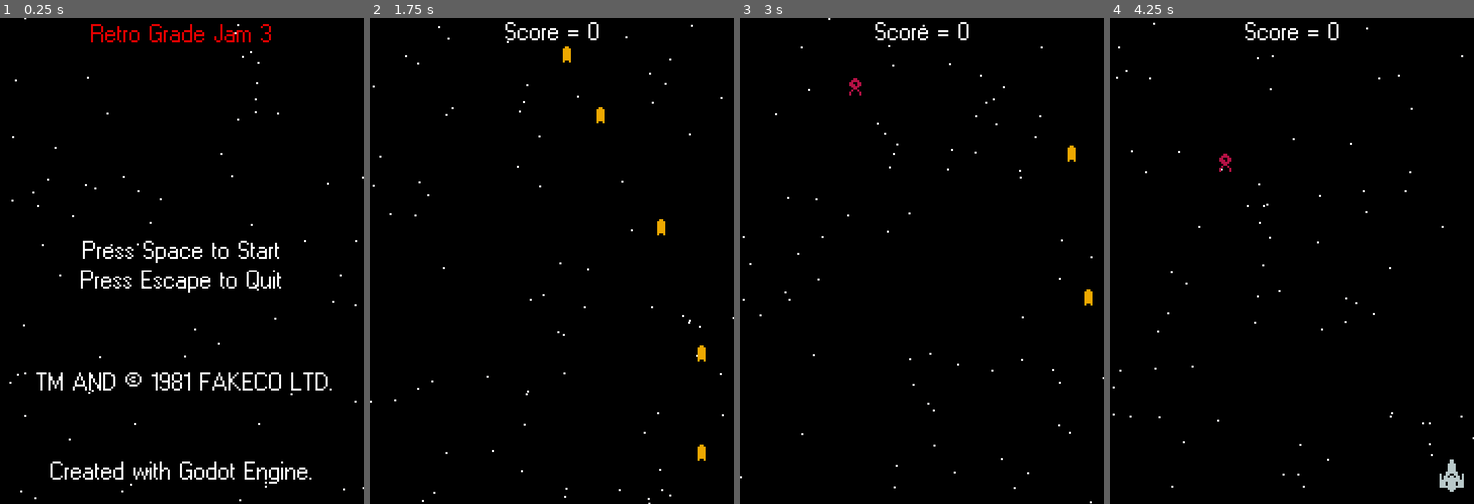
Above: before the commit, frames 1-4 (left to right).
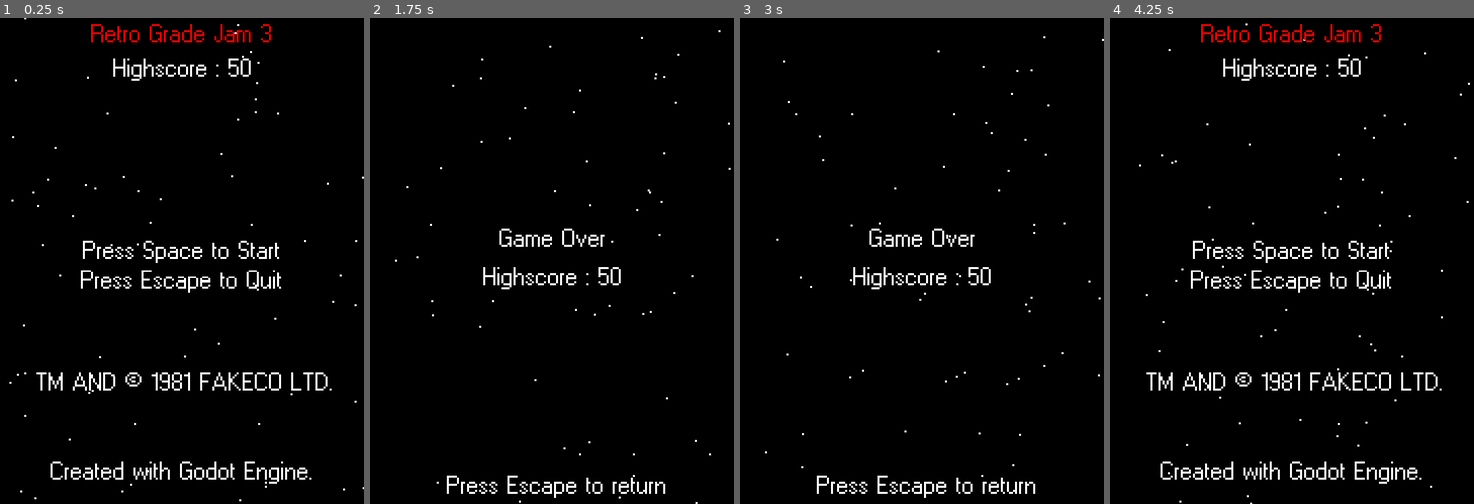
Above: after the commit, the same moments.

Repository: Flex814/FuseSpace
Game: Godot game, scene res://Scenes/StartMenu.tscn
Two runs of this game, one before a commit and one after it. Both use one fixed random seed, a clock stepped at 60 frames per second and the inputs below.
Inputs:
- Up to frame 1 (0.25 s): no input
- Up to frame 2 (1.75 s): tap Space at 0.5 s; hold Right (ui_right) 0.53-1.28 s; tap Enter (ui_accept) at 0.6, 0.77, 1.07, 1.35, 1.52 s; hold Down (ui_down) from 1.28 s (still down)
- Up to frame 3 (3 s): tap Enter (ui_accept) at 1.82, 2.1, 2.85 s; release Down (ui_down) at 2.03 s; hold Right (ui_right) 2.03-2.78 s; hold Up (ui_up) from 2.78 s (still down)
- Up to frame 4 (4.25 s): tap Enter (ui_accept) at 3.02, 3.32, 3.6, 3.77, 4.07 s; release Up (ui_up) at 3.53 s; hold Left (ui_left) from 3.53 s (still down); tap Escape (ui_cancel) at 4.15 s

The runs differ from the first frame. In frame 1, 0.4% of the frame differs, in the area x 31-69%, y 8-13%; in frame 2, 2.1%; in frame 3, 2.0%; in frame 4, 4.3%, in the area x 0-100%, y 0-100%.

Commit message:
Added boundaries

Diff:
--- /dev/null
+++ b/Scenes/Boundary.tscn
@@ -0,0 +1,15 @@
+[gd_scene load_steps=3 format=2]
+
+[ext_resource path="res://Scripts/Boundary.gd" type="Script" id=1]
+
+[sub_resource type="RectangleShape2D" id=1]
+extents = Vector2( 89, 10 )
+
+[node name="Boundary" type="Area2D"]
+script = ExtResource( 1 )
+
+[node name="CollisionShape2D" type="CollisionShape2D" parent="."]
+position = Vector2( 90, 0 )
+shape = SubResource( 1 )
+
+[connection signal="area_entered" from="." to="." method="_on_Boundary_area_entered"]
--- /dev/null
+++ b/Scenes/Glyph.tscn
@@ -0,0 +1,26 @@
+[gd_scene load_steps=4 format=2]
+
+[ext_resource path="res://Assets/The1BitSpacePack_v1.0_color_transparent.png" type="Texture" id=1]
+[ext_resource path="res://Scripts/Glyph.gd" type="Script" id=2]
+
+[sub_resource type="RectangleShape2D" id=1]
+extents = Vector2( 8, 7.5 )
+
+[node name="Glyph" type="Area2D"]
+script = ExtResource( 2 )
+
+[node name="Sprite" type="Sprite" parent="."]
+rotation = 3.14159
+texture = ExtResource( 1 )
+hframes = 17
+vframes = 8
+frame = 29
+
+[node name="CollisionShape2D" type="CollisionShape2D" parent="."]
+position = Vector2( 0, -0.5 )
+shape = SubResource( 1 )
+
+[node name="VisibilityNotifier2D" type="VisibilityNotifier2D" parent="."]
+
+[connection signal="body_entered" from="." to="." method="_on_Glyph_body_entered"]
+[connection signal="screen_exited" from="VisibilityNotifier2D" to="." method="_on_VisibilityNotifier2D_screen_exited"]
--- /dev/null
+++ b/Scenes/Rock.tscn
@@ -0,0 +1,25 @@
+[gd_scene load_steps=4 format=2]
+
+[ext_resource path="res://Assets/The1BitSpacePack_v1.0_color_transparent.png" type="Texture" id=1]
+[ext_resource path="res://Scripts/Rock.gd" type="Script" id=2]
+
+[sub_resource type="RectangleShape2D" id=1]
+extents = Vector2( 8, 8 )
+
+[node name="Rock" type="Area2D"]
+collision_layer = 3
+script = ExtResource( 2 )
+
+[node name="Sprite" type="Sprite" parent="."]
+texture = ExtResource( 1 )
+hframes = 17
+vframes = 8
+frame = 64
+
+[node name="CollisionShape2D" type="CollisionShape2D" parent="."]
+shape = SubResource( 1 )
+
+[node name="VisibilityNotifier2D" type="VisibilityNotifier2D" parent="."]
+
+[connection signal="body_entered" from="." to="." method="_on_Rock_body_entered"]
+[connection signal="screen_exited" from="VisibilityNotifier2D" to="." method="_on_VisibilityNotifier2D_screen_exited"]
--- a/Scenes/Ship.tscn
+++ b/Scenes/Ship.tscn
@@ -4,6 +4,8 @@
 [ext_resource path="res://Scripts/Ship.gd" type="Script" id=2]
 
 [node name="Ship" type="Area2D"]
+collision_layer = 3
+collision_mask = 2
 script = ExtResource( 2 )
 
 [node name="Sprite" type="Sprite" parent="."]
@@ -14,4 +16,9 @@
 [node name="CollisionPolygon2D" type="CollisionPolygon2D" parent="."]
 polygon = PoolVector2Array( -6, 6, -2, 6, -1, 8, 1, 8, 2, 6, 6, 6, 6, -1, 5, -1, 4, 0, 3, -2, 2, -6, 1, -8, -1, -8, -2, -6, -3, -2, -4, 0, -5, -1, -6, -1 )
 
+[node name="VisibilityNotifier2D" type="VisibilityNotifier2D" parent="."]
+position = Vector2( -4.76837e-07, 0 )
+scale = Vector2( 0.6, 0.8 )
+
 [connection signal="area_entered" from="." to="." method="_on_Ship_area_entered"]
+[connection signal="screen_exited" from="VisibilityNotifier2D" to="." method="_on_VisibilityNotifier2D_screen_exited"]
--- a/Scenes/Squid1.tscn
+++ b/Scenes/Squid1.tscn
@@ -6,6 +6,7 @@
 [node name="Squid1" type="Area2D"]
 scale = Vector2( 1.0118, 0.990497 )
 z_index = 1
+collision_layer = 3
 script = ExtResource( 2 )
 __meta__ = {
 "_edit_group_": true
--- a/Scenes/SquidSpawner.tscn
+++ b/Scenes/SquidSpawner.tscn
@@ -41,7 +41,7 @@
 position = Vector2( 168, 0 )
 
 [node name="Timer" type="Timer" parent="."]
-wait_time = 2.0
+wait_time = 3.0
 autostart = true
 
 [connection signal="timeout" from="Timer" to="." method="_on_Timer_timeout"]
--- a/Scenes/StartMenu.tscn
+++ b/Scenes/StartMenu.tscn
@@ -75,7 +75,7 @@
 margin_bottom = 42.5
 rect_scale = Vector2( 0.5, 0.5 )
 
-[node name="Label" type="Label" parent="CenterContainer"]
+[node name="Instructions" type="Label" parent="CenterContainer"]
 margin_right = 200.0
 margin_bottom = 55.0
 custom_fonts/font = ExtResource( 1 )
@@ -83,3 +83,18 @@
 Press Escape to Quit"
 align = 1
 valign = 1
+
+[node name="HighScoreLabel" type="Label" parent="."]
+anchor_left = 0.5
+anchor_top = 0.5
+anchor_right = 0.5
+anchor_bottom = 0.5
+margin_left = -34.0
+margin_top = -102.0
+margin_right = 102.0
+margin_bottom = -76.0
+rect_scale = Vector2( 0.5, 0.5 )
+custom_fonts/font = ExtResource( 1 )
+text = "High Score : 0"
+align = 1
+valign = 1
--- a/Scenes/World.tscn
+++ b/Scenes/World.tscn
@@ -6,6 +6,7 @@
 [ext_resource path="res://Assets/MainFont.tres" type="DynamicFont" id=4]
 [ext_resource path="res://Scenes/Stars.tscn" type="PackedScene" id=5]
 [ext_resource path="res://Audio/Billy's Sacrifice.mp3" type="AudioStream" id=6]
+[ext_resource path="res://Scenes/Boundary.tscn" type="PackedScene" id=8]
 
 [node name="World" type="Node" groups=["World"]]
 script = ExtResource( 3 )
@@ -44,4 +45,20 @@
 volume_db = -15.0
 autoplay = true
 
+[node name="Boundary" parent="." instance=ExtResource( 8 )]
+position = Vector2( 0, 264 )
+
+[node name="Boundary6" parent="." instance=ExtResource( 8 )]
+position = Vector2( 0, -13 )
+
+[node name="Boundary3" parent="." instance=ExtResource( 8 )]
+position = Vector2( 197, 0 )
+rotation = 1.5708
+scale = Vector2( 1.5, 1 )
+
+[node name="Boundary4" parent="." instance=ExtResource( 8 )]
+position = Vector2( -16, 0 )
+rotation = 1.5708
+scale = Vector2( 1.5, 1 )
+
 [connection signal="player_death" from="Ship" to="." method="_on_Ship_player_death"]
--- /dev/null
+++ b/Scripts/Boundary.gd
@@ -0,0 +1,8 @@
+extends Area2D
+
+# Called when the node enters the scene tree for the first time.
+func _ready():
+	pass # Replace with function body.
+
+func _on_Boundary_area_entered(area):
+	get_tree().change_scene("res://Scenes/GameOverScreen.tscn")
--- /dev/null
+++ b/Scripts/Glyph.gd
@@ -0,0 +1,36 @@
+extends Area2D
+
+const Death = preload("res://Scenes/Death.tscn")
+
+export(int) var SPEED = 45
+export(int) var ARMOR = 1
+
+signal score_up
+
+# Called when the node enters the scene tree for the first time.
+func _process(delta):
+	position.y += SPEED * delta
+
+func _on_Glyph_body_entered(body):
+	body.create_hit_effect()
+	body.queue_free()
+	ARMOR -= 1
+	if ARMOR <= 0:
+		add_to_score()
+		create_explosion()
+		queue_free()
+
+func _on_VisibilityNotifier2D_screen_exited():
+	queue_free()
+	emit_signal("player_death")
+
+func add_to_score():
+	var main = get_tree().current_scene
+	if main.is_in_group("World"):
+		main.score += 10
+
+func create_explosion():
+	var main = get_tree().current_scene
+	var death = Death.instance()
+	main.add_child(death)
+	death.global_position = global_position
--- /dev/null
+++ b/Scripts/Rock.gd
@@ -0,0 +1,35 @@
+extends Area2D
+
+const Death = preload("res://Scenes/Death.tscn")
+
+export(int) var SPEED = 15
+export(int) var ARMOR = 6
+
+signal score_up
+
+# Called when the node enters the scene tree for the first time.
+func _process(delta):
+	position.y += SPEED * delta
+
+func _on_Rock_body_entered(body):
+	body.create_hit_effect()
+	body.queue_free()
+	ARMOR -= 1
+	if ARMOR <= 0:
+		add_to_score()
+		create_explosion()
+		queue_free()
+
+func _on_VisibilityNotifier2D_screen_exited():
+	queue_free()
+
+func add_to_score():
+	var main = get_tree().current_scene
+	if main.is_in_group("World"):
+		main.score += 10
+
+func create_explosion():
+	var main = get_tree().current_scene
+	var death = Death.instance()
+	main.add_child(death)
+	death.global_position = global_position
--- a/Scripts/Ship.gd
+++ b/Scripts/Ship.gd
@@ -36,3 +36,6 @@
 func _on_Ship_area_entered(area):
 	area.queue_free()
 	queue_free()
+
+func _on_VisibilityNotifier2D_screen_exited():
+	emit_signal("player_death")
--- a/Scripts/StartMenu.gd
+++ b/Scripts/StartMenu.gd
@@ -1,5 +1,13 @@
 extends Control
 
+onready var highscoreLabel = $HighScoreLabel
+
+func _ready():
+	set_highscore_label()
+
+func set_highscore_label():
+	var save_data = SaveAndLoad.load_data_from_file()
+	highscoreLabel.text = "Highscore : " + str(save_data.highscore)
 
 func _process(delta):
 	if Input.is_action_just_pressed("ui_accept"):
--- a/save_data.json
+++ b/save_data.json
@@ -1 +1 @@
-{"highscore":10}
+{"highscore":50}
Not shown: 1 places in Scenes/World.tscn that only renumber resources
